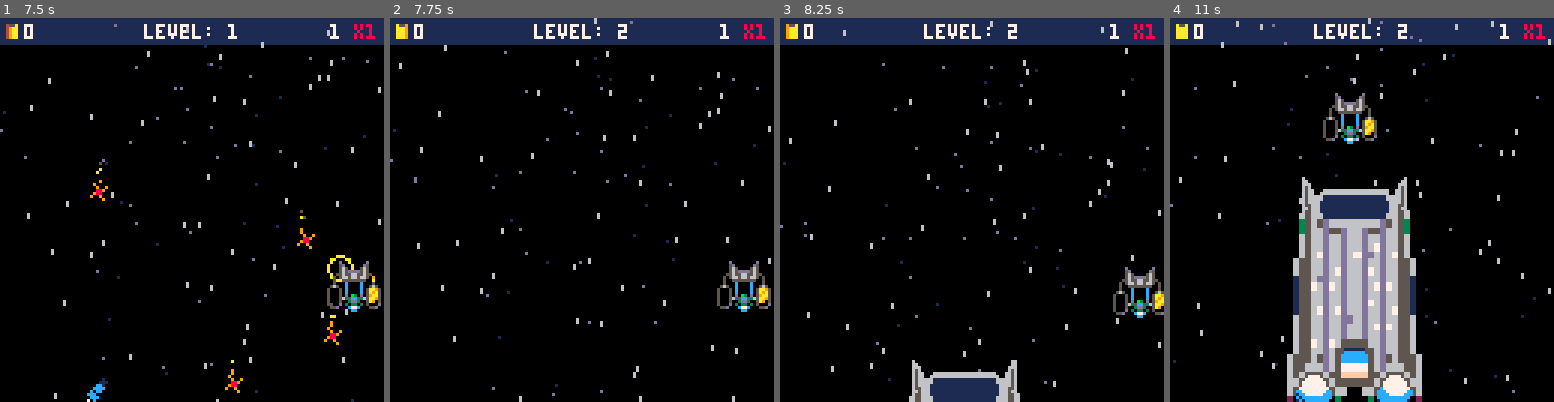
Above: before the commit, frames 1-4 (left to right).
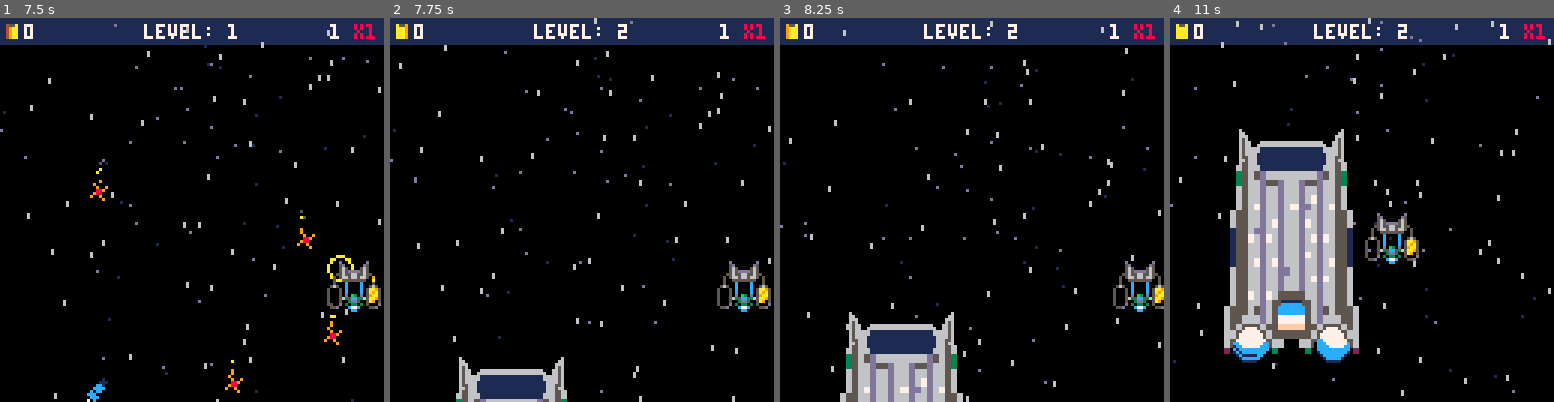
Above: after the commit, the same moments.

Repository: jacobneal65/drop-p8
Game: PICO-8 cartridge drop.p8
The game is run twice, just before and just after one commit, with the same random seed, the same clock (stepped at 60 frames per second) and the same inputs.
Inputs:
- Up to frame 1 (7.5 s): hold Right 1.6-2.1 s; hold Up 2.15-2.42 s; hold Right 2.47-3.03 s; hold Left 3.08-3.58 s; hold Down 3.63-3.97 s; hold Right 4.02-4.68 s; hold Up 4.73-5.03 s; hold Left 5.08-5.68 s; hold Down 5.73-6.03 s; hold Right 6.08-6.58 s; hold Right 6.63-7.13 s; hold Up 7.18-7.45 s
- Up to frame 2 (7.75 s): hold Right from 7.5 s (still down)
- Up to frame 3 (8.25 s): release Right at 8.07 s; hold Left from 8.12 s (still down)
- Up to frame 4 (11 s): release Left at 8.62 s; hold Down 8.67-9 s; hold Right 9.05-9.72 s; hold Up 9.77-10.07 s; hold Left 10.12-10.72 s; hold Down from 10.77 s (still down)

Frame 1 is identical in both runs. In frame 2, 2.4% of the frame differs, in the area x 17-47%, y 88-100%; in frame 3, 7.9%; in frame 4, 27%, in the area x 14-66%, y 19-100%.

Commit message:
small changes

Diff:
--- a/drop.p8
+++ b/drop.p8
@@ -634,10 +634,6 @@
 			end
 		end
 
-
-
-		--fill fuel
-		--start again!
 	end
 --	if level < #levels+1 then
 -- init_fruitlet()
@@ -656,9 +652,10 @@
 
 function draw_mothership()
 	--draw_refuelrs()
-	spr(64,37,48+m_off,6,10)
-	fire(48,120+m_off,0,0.5,6,6,f3c)
-	fire(75,120+m_off,0,0.5,6,6,f3c)
+	local mx,my=16,32
+	spr(64,mx,my+m_off,6,10)
+	fire(mx+11,my+72+m_off,0,0.5,6,6,f3c)
+	fire(mx+39,my+72+m_off,0,0.5,6,6,f3c)
 end
 
 function draw_refuelrs()
@@ -691,8 +688,8 @@
 function p_lerp()
 	eol_t=min(eol_t+0.01,1)
  local _t=easeinoutovershoot(eol_t)
-	p_x=lerp(ip_x,56,_t)
-	p_y=lerp(ip_y,32,_t)
+	p_x=lerp(ip_x,70,_t)
+	p_y=lerp(ip_y,72,_t)
 	if eol_t==1 then
 		mv_plyr=false
 	end
